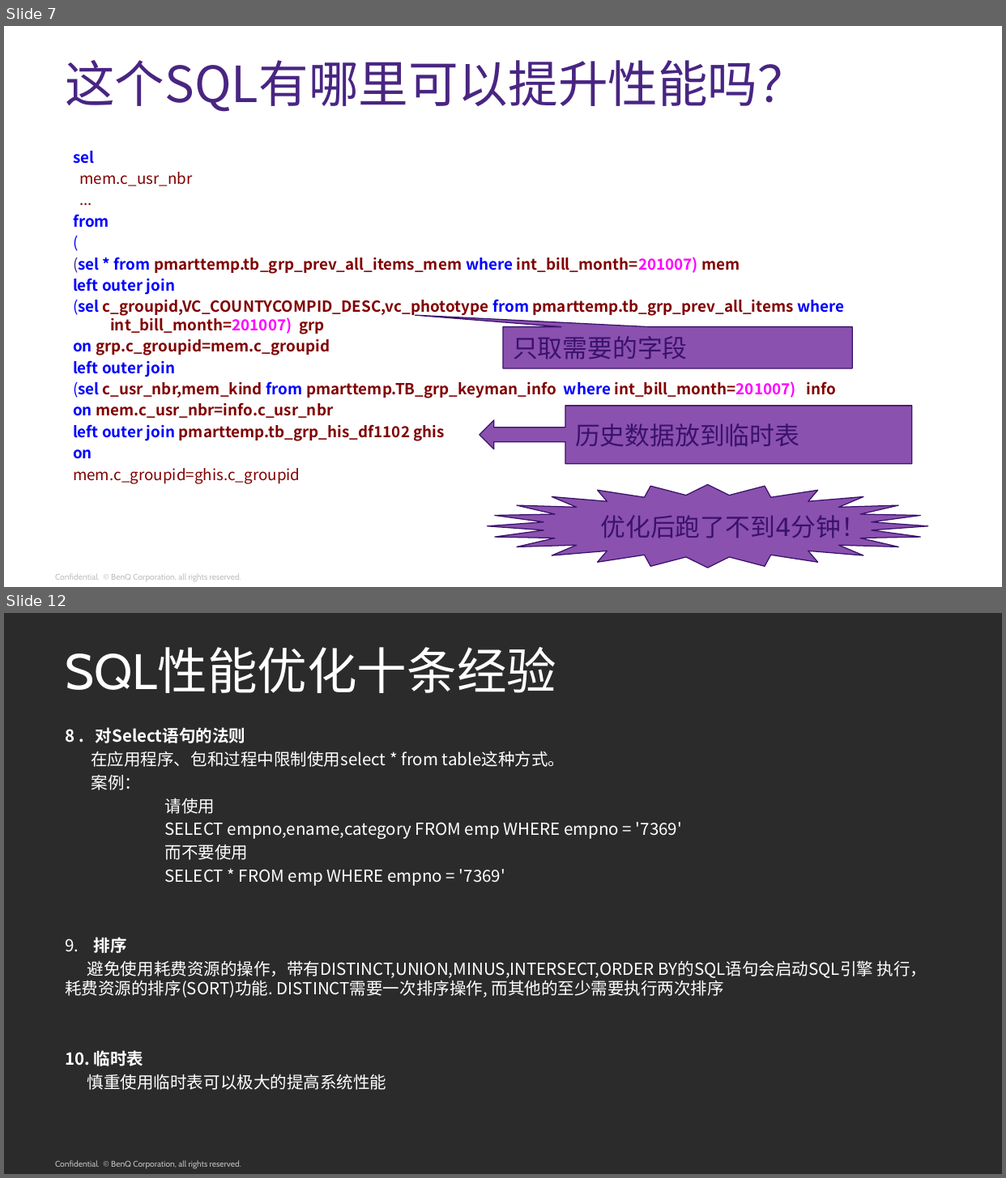
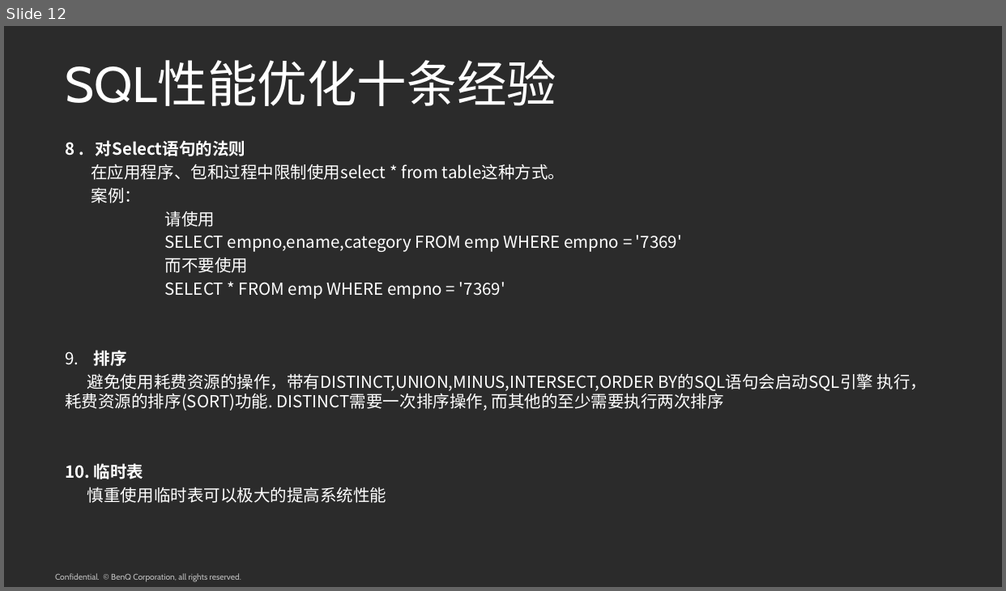
Before and after one commit to youngyeah/doubanCrawler, a slide deck: TehShare/网络爬虫.pptx. Shown one above the other, each under a label of ours: slides 7 and 12 before the commit, slide 12 after it; the slides between them are not shown. The pictures are 1006x1178 and 1006x591 pixels, drawn with LibreOffice and Linux fonts; fonts in the diff are those of the drawing; background and template pictures are left out; a plain dark background stands for a picture behind light text. Boxes give left, top, right and bottom in pixels: in the first picture for what was removed or moved away, otherwise in the second. Text is boxed around its words. In the diff, an @@ line names an element or a change of style, - is before the commit and + after.

```diff
--- a/TehShare/网络爬虫.pptx
+++ b/TehShare/网络爬虫.pptx
@@ slide 7 removed at [4, 26, 1002, 587], background picture (left out); not listed: 1 template element that a slide beside it also shows @@
@@ text removed at [65, 60, 808, 112] @@
-这个SQL有哪里可以提升性能吗？
@@ text removed at [73, 151, 844, 484] @@
-sel
-mem.c_usr_nbr
-...
-from
-(
-(sel * from pmarttemp.tb_grp_prev_all_items_mem where int_bill_month=201007) mem
-left outer join
-(sel c_groupid,VC_COUNTYCOMPID_DESC,vc_phototype from pmarttemp.tb_grp_prev_all_items where int_bill_month=201007) grp
-on grp.c_groupid=mem.c_groupid
-left outer join
-(sel c_usr_nbr,mem_kind from pmarttemp.TB_grp_keyman_info where int_bill_month=201007) info
-on mem.c_usr_nbr=info.c_usr_nbr
-left outer join pmarttemp.tb_grp_his_df1102 ghis
-on
-mem.c_groupid=ghis.c_groupid
@@ speech box removed at [503, 327, 852, 369] @@
-只取需要的字段
@@ left arrow callout removed at [479, 406, 911, 464] @@
-历史数据放到临时表
@@ star removed at [487, 485, 928, 568] @@
-优化后跑了不到4分钟！
```
Also in this commit, not shown: 6 slides changed, 5 slides added, 4 other slides removed.
